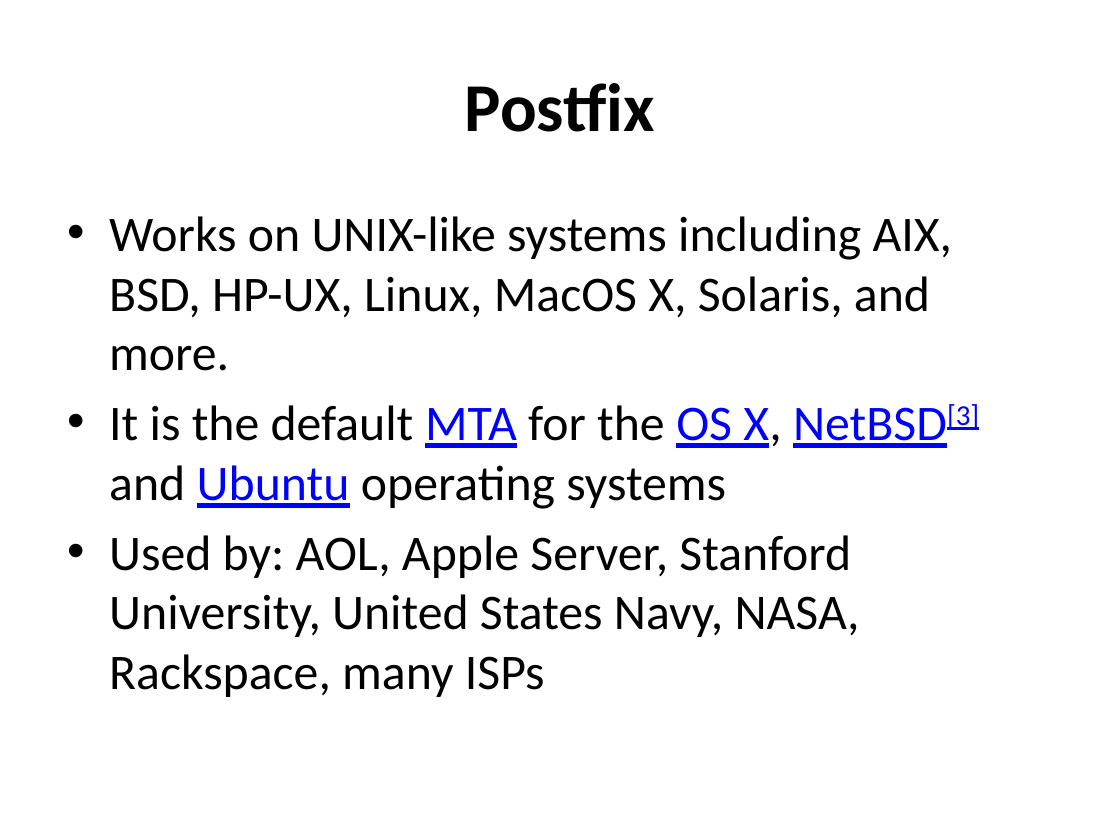
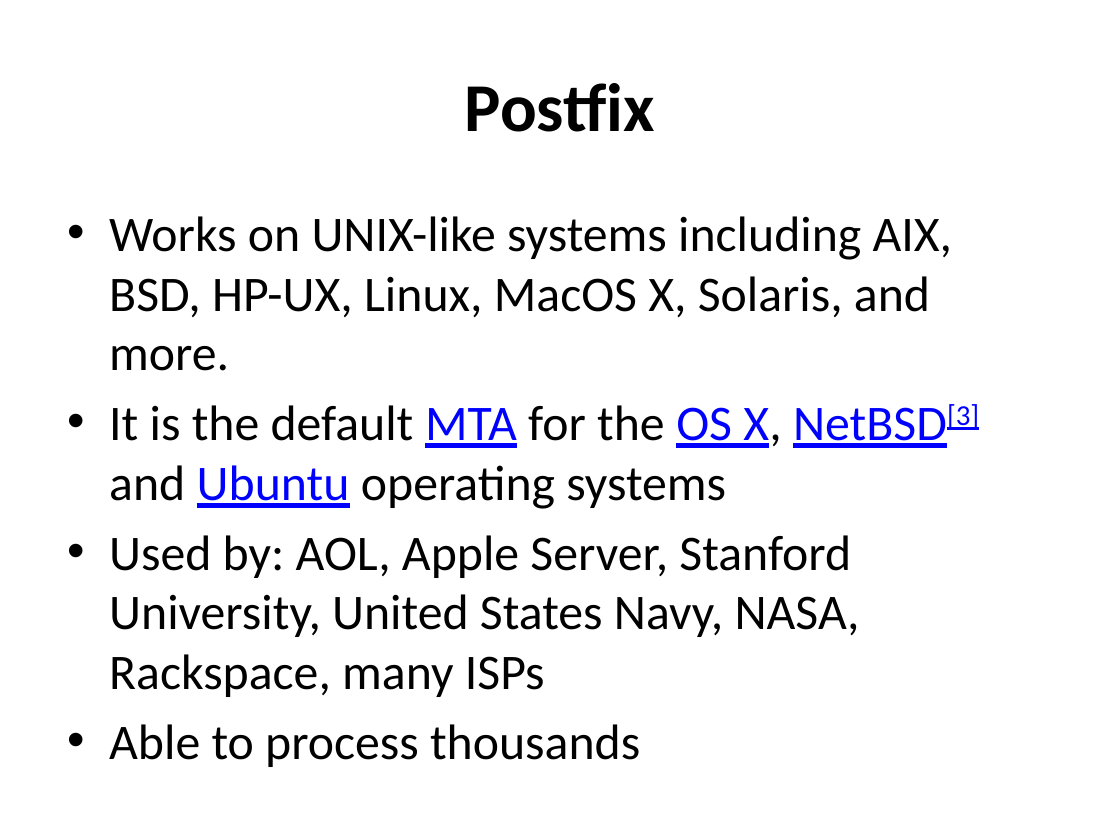
Before and after one commit to afnog/afnog.github.io, a slide deck: slide 4 of sse/postfix/postfix-mailgateway-debian.pptx (slide 16 before the commit). Drawn at 1120x840 pixels with LibreOffice and Linux fonts; fonts in the diff are those of the drawing. Boxes give left, top, right and bottom in pixels: in the first picture for what was removed or moved away, otherwise in the second. Text is boxed around its words. In the diff, an @@ line names an element or a change of style, - is before the commit and + after.

```diff
--- a/sse/postfix/postfix-mailgateway-debian.pptx
+++ b/sse/postfix/postfix-mailgateway-debian.pptx
@@ text at (109,724,640,767): paragraph added @@
+• Able to process thousands
```
Also in this commit, not shown: 10 other slides changed, 8 slides added, 3 slides removed, 30 other files.
